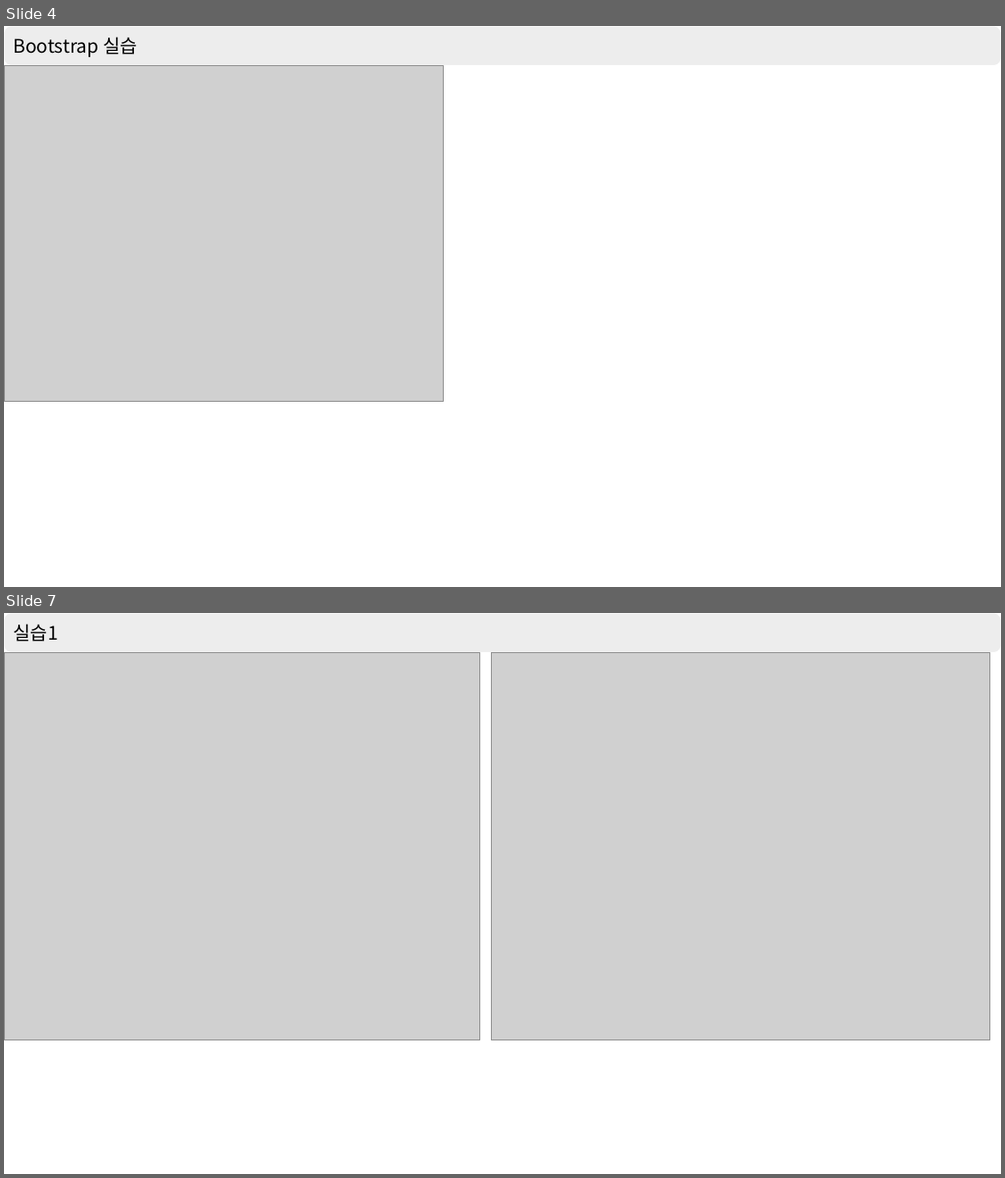
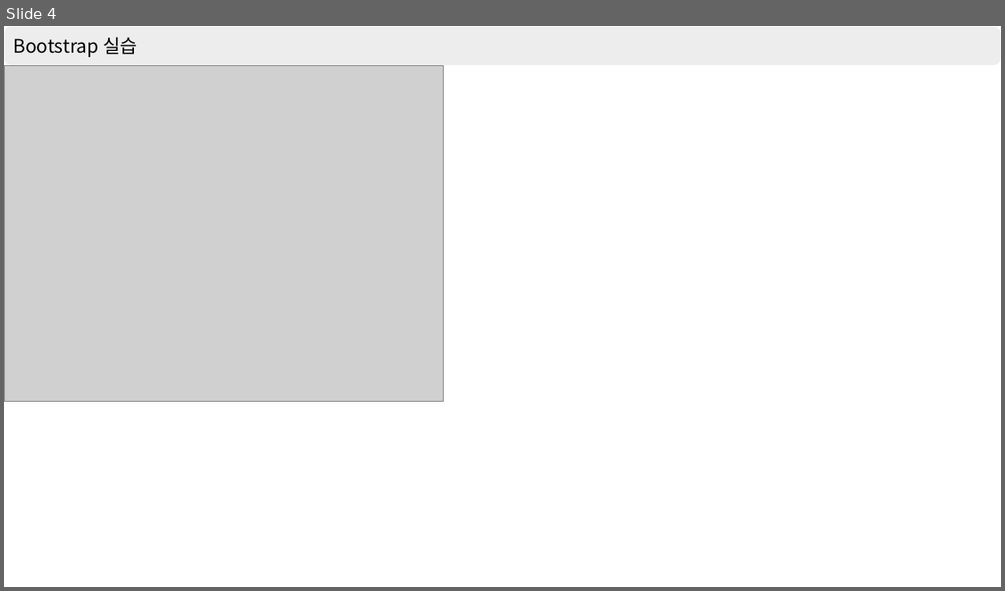
Before and after one commit to shchoichoko/web, a slide deck: bootstrap/강의 정리.pptx. Shown one above the other, each under a label of ours: slides 4 and 7 before the commit, slide 4 after it; the slides between them are not shown. The pictures are 1005x1178 and 1005x591 pixels, drawn with LibreOffice and Linux fonts; fonts in the diff are those of the drawing; grey boxes stand for pictures. Boxes give left, top, right and bottom in pixels: in the first picture for what was removed or moved away, otherwise in the second. Text is boxed around its words. In the diff, an @@ line names an element or a change of style, - is before the commit and + after.

```diff
--- a/bootstrap/강의 정리.pptx
+++ b/bootstrap/강의 정리.pptx
@@ slide 7 removed at bbox=[4, 613, 1001, 1174], background #FFFFFF @@
@@ rounded rectangle removed at bbox=[4, 613, 1001, 653] @@
-실습1
@@ picture removed at bbox=[4, 653, 479, 1040] @@
@@ picture removed at bbox=[491, 653, 989, 1040] @@
```
Also in this commit, not shown: 2 slides changed, 3 slides added, 3 other slides removed.
